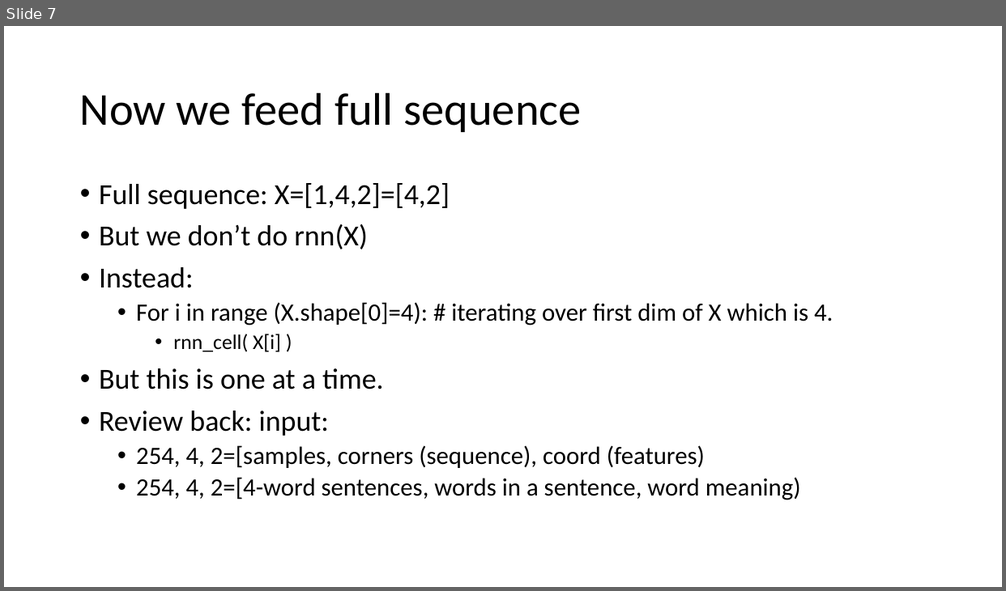
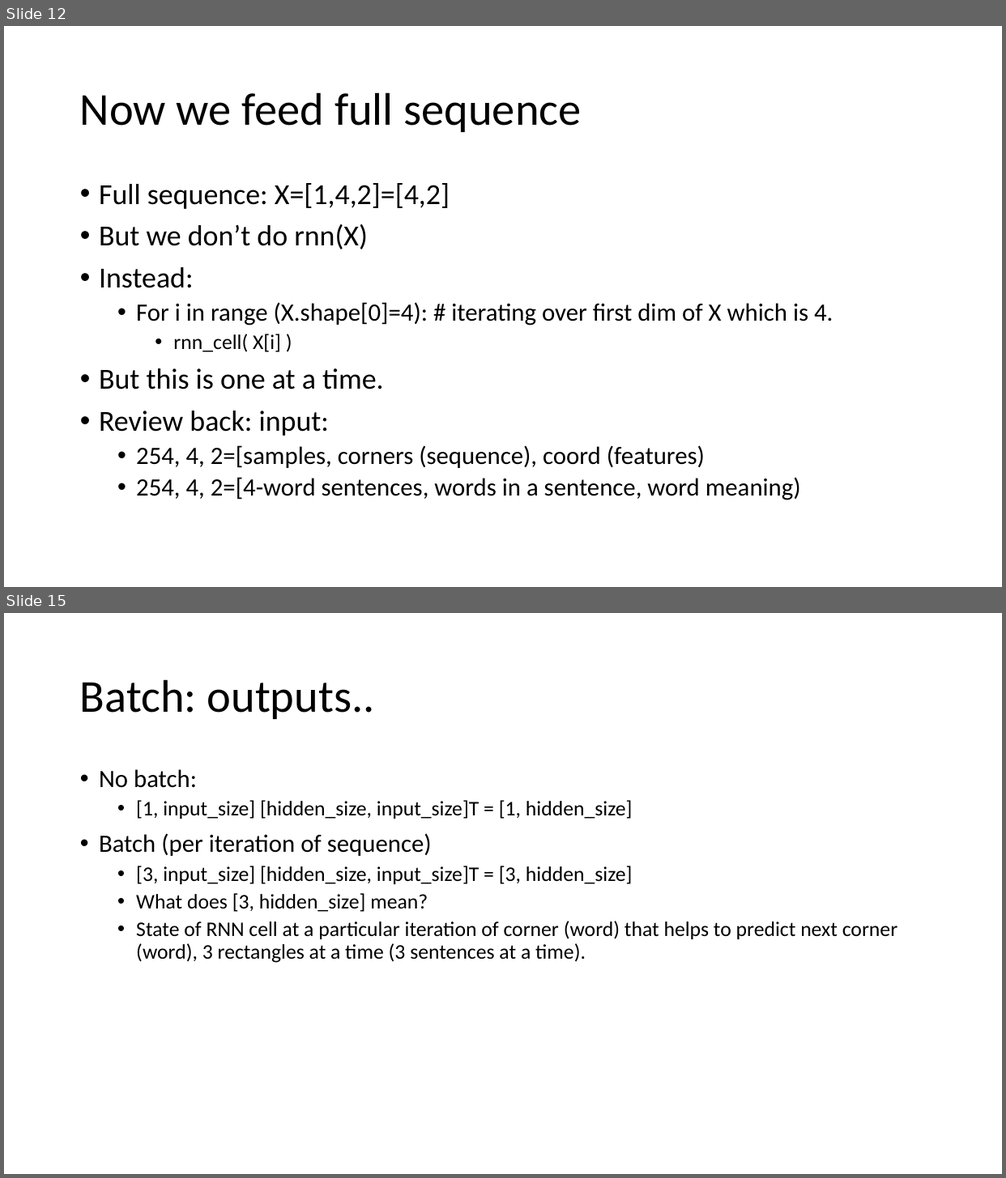
Before and after one commit to ggankhuy/codelab-scripts-github, a slide deck: ml/tf/tf-from-scratch/3/code-exercises/ml-models-from-scratch.pptx. Shown one above the other, each under a label of ours: slide 7 before the commit, slides 12 and 15 after it; the slides between them are not shown. The pictures are 1006x591 and 1006x1178 pixels, drawn with LibreOffice and Linux fonts; fonts in the diff are those of the drawing. Boxes give left, top, right and bottom in pixels: in the first picture for what was removed or moved away, otherwise in the second. Text is boxed around its words. In the diff, an @@ line names an element or a change of style, - is before the commit and + after.

```diff
--- a/ml/tf/tf-from-scratch/3/code-exercises/ml-models-from-scratch.pptx
+++ b/ml/tf/tf-from-scratch/3/code-exercises/ml-models-from-scratch.pptx
@@ slide 15 added at (4,613,1002,1174), background #FFFFFF @@
@@ title added at (80,679,375,719), 44 pt, text #000000 @@
+Batch: outputs..
@@ text added at (99,769,897,963), 20 pt, text #000000 @@
+• No batch:
+  • [1, input_size] [hidden_size, input_size]T = [1, hidden_size]
+• Batch (per iteration of sequence)
+  • [3, input_size] [hidden_size, input_size]T = [3, hidden_size]
+  • What does [3, hidden_size] mean?
+  • State of RNN cell at a particular iteration of corner (word) that helps to predict next corner (word), 3 rectangles at a time (3 sentences at a time).
@@ what was slide 7 is now slide 12 @@
```
Also in this commit, not shown: 1 slide changed, 8 other slides added, 1 other file.
